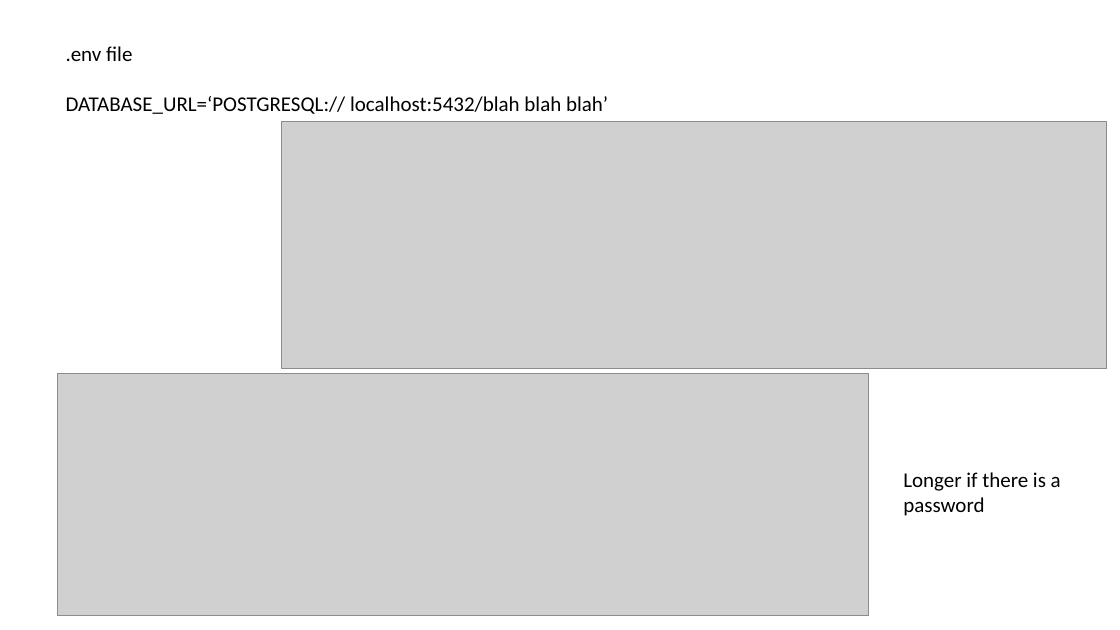
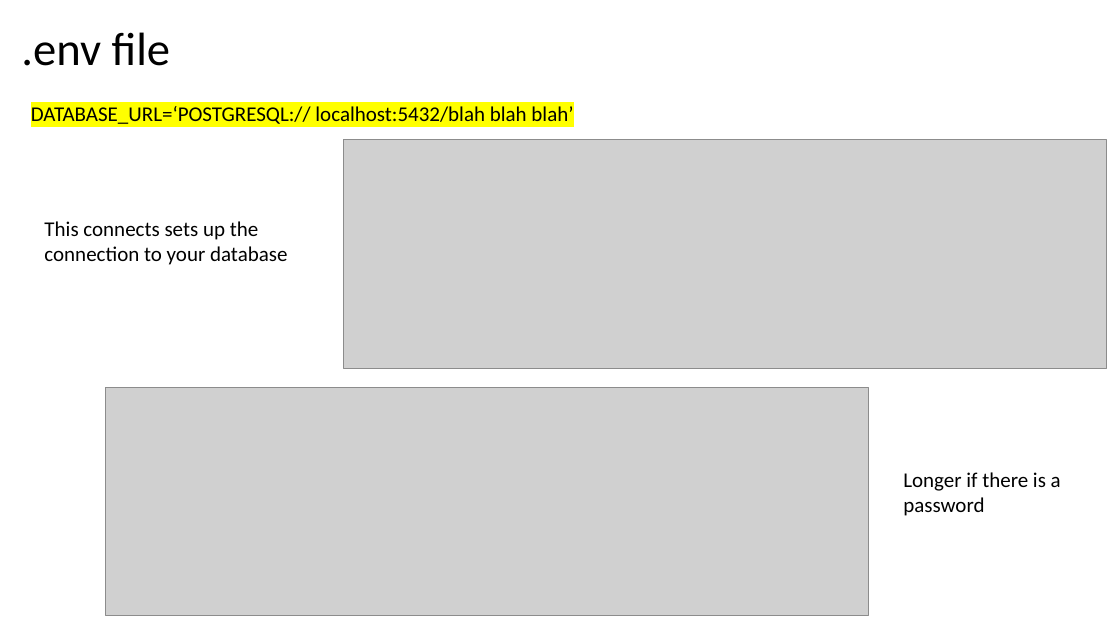
Before and after one commit to engineergrowth/Helpful-Stuff, a slide deck: slide 3 of PRISMA.pptx (slide 2 before the commit). Drawn at 1120x630 pixels with LibreOffice and Linux fonts; fonts in the diff are those of the drawing; grey boxes stand for pictures. Boxes give left, top, right and bottom in pixels: in the first picture for what was removed or moved away, otherwise in the second. Text is boxed around its words. In the diff, an @@ line names an element or a change of style, - is before the commit and + after.

```diff
--- a/PRISMA.pptx
+++ b/PRISMA.pptx
@@ text added at bbox=[21, 32, 171, 66], 40 pt, text #000000 @@
+.env file
@@ text at bbox=[66, 46, 132, 61]: paragraph removed @@
-.env file
@@ text "DATABASE_URL=‘POSTGRESQL:// localhost:5432/blah blah blah’": place and size @@
-text "DATABASE_URL=‘POSTGRESQL:// localhost:5432/blah blah blah’" at bbox=[66, 46, 608, 114]
+text "DATABASE_URL=‘POSTGRESQL:// localhost:5432/blah blah blah’" at bbox=[31, 106, 573, 124]
@@ text "DATABASE_URL=‘POSTGRESQL:// localhost:5432/blah blah blah’" at bbox=[31, 106, 573, 124]: highlight none to #FFFF00 @@
@@ picture: place and size @@
-picture at bbox=[281, 121, 1107, 368]
+picture at bbox=[344, 140, 1107, 369]
@@ text added at bbox=[44, 221, 287, 265], 18 pt, text #000000 @@
+This connects sets up the connection to your database
@@ picture: place and size @@
-picture at bbox=[57, 373, 868, 615]
+picture at bbox=[105, 387, 868, 615]
```
Also in this commit, not shown: 11 other slides changed, 2 slides added.
